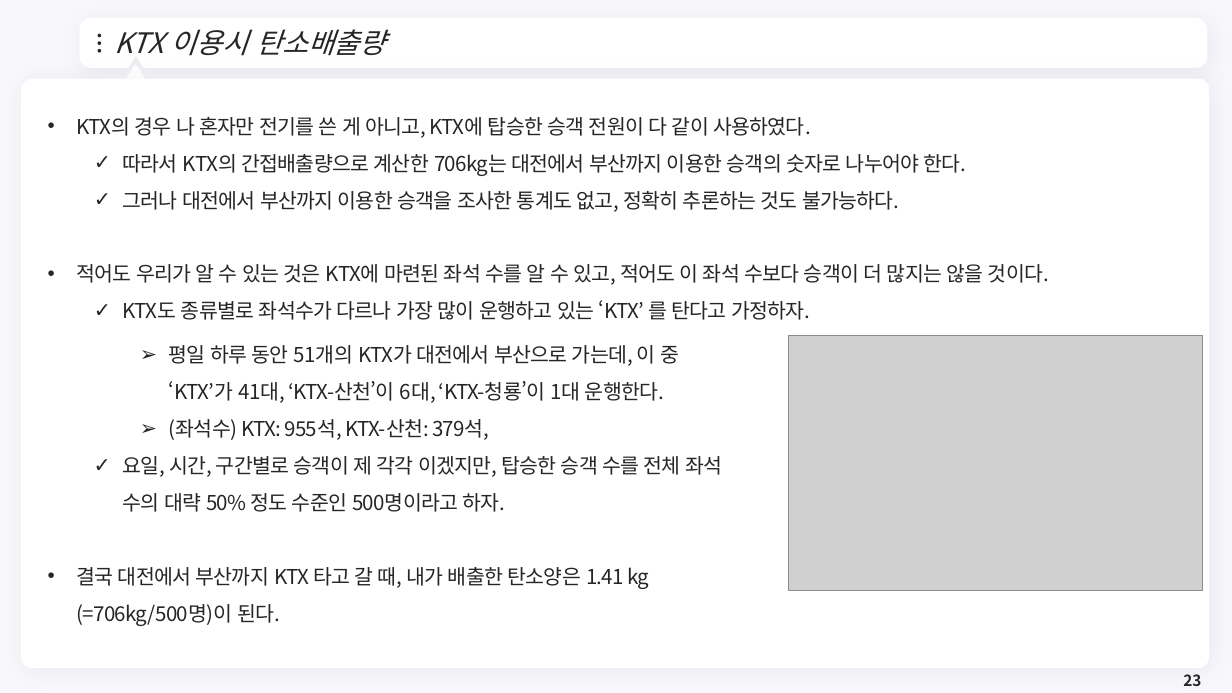
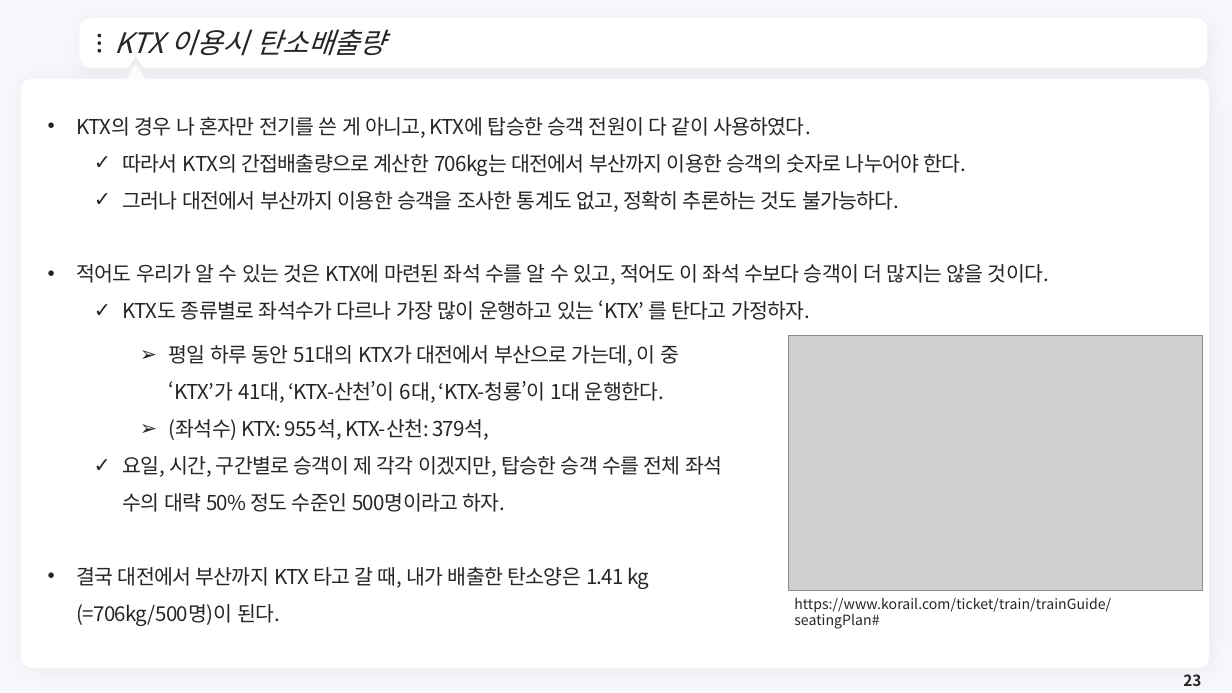
Before and after one commit to meandthey/Teaching, a slide deck: slide 23 of 생활속의 경제/01_Lectures/생활속의 경제_(에너지경제)_2.pptx. Drawn at 1232x693 pixels with LibreOffice and Linux fonts; fonts in the diff are those of the drawing; grey boxes stand for pictures; background and template pictures are left out. Boxes give left, top, right and bottom in pixels: in the first picture for what was removed or moved away, otherwise in the second. Text is boxed around its words. In the diff, an @@ line names an element or a change of style, - is before the commit and + after.

```diff
--- a/생활속의 경제/01_Lectures/생활속의 경제_(에너지경제)_2.pptx
+++ b/생활속의 경제/01_Lectures/생활속의 경제_(에너지경제)_2.pptx
@@ text at box(169, 345, 679, 403): text changed @@
-    ➢ 평일 하루 동안 51개의 KTX가 대전에서 부산으로 가는데, 이 중 ‘KTX’가 41대, ‘KTX-산천’이 6대, ‘KTX-청룡’이 1대 운행한다.
+    ➢ 평일 하루 동안 51대의 KTX가 대전에서 부산으로 가는데, 이 중 ‘KTX’가 41대, ‘KTX-산천’이 6대, ‘KTX-청룡’이 1대 운행한다.
@@ text added at box(794, 597, 1111, 629), 11 pt, text #262626 @@
+https://www.korail.com/ticket/train/trainGuide/seatingPlan#
```
Also in this commit, not shown: 15 other slides changed, 10 other files.
